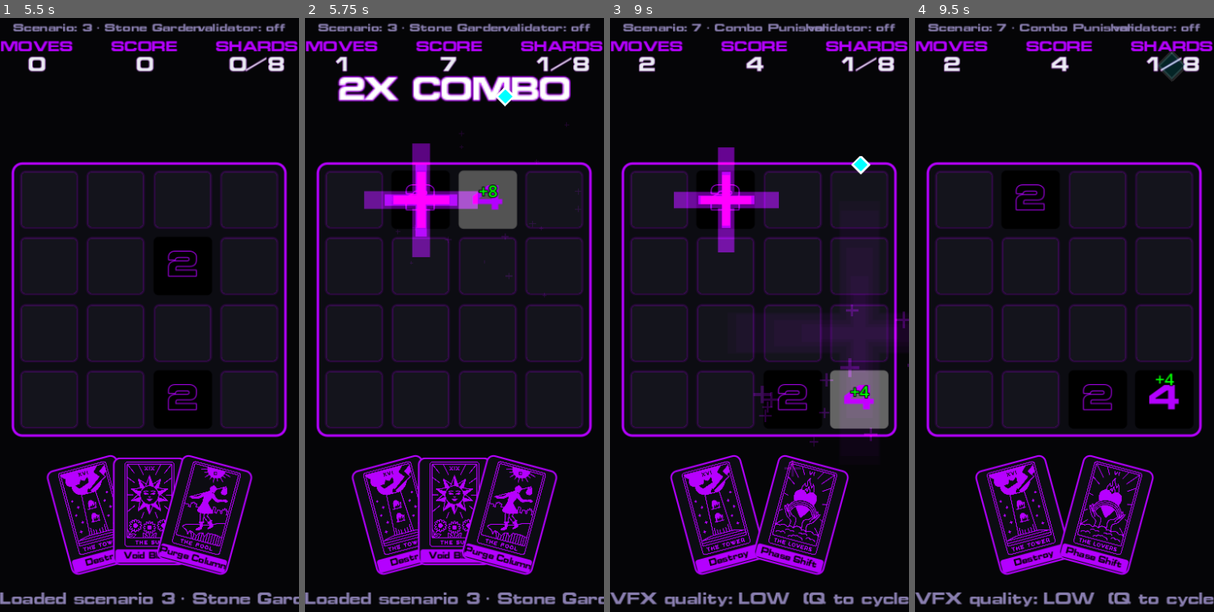
Above: before the commit, frames 1-4 (left to right).
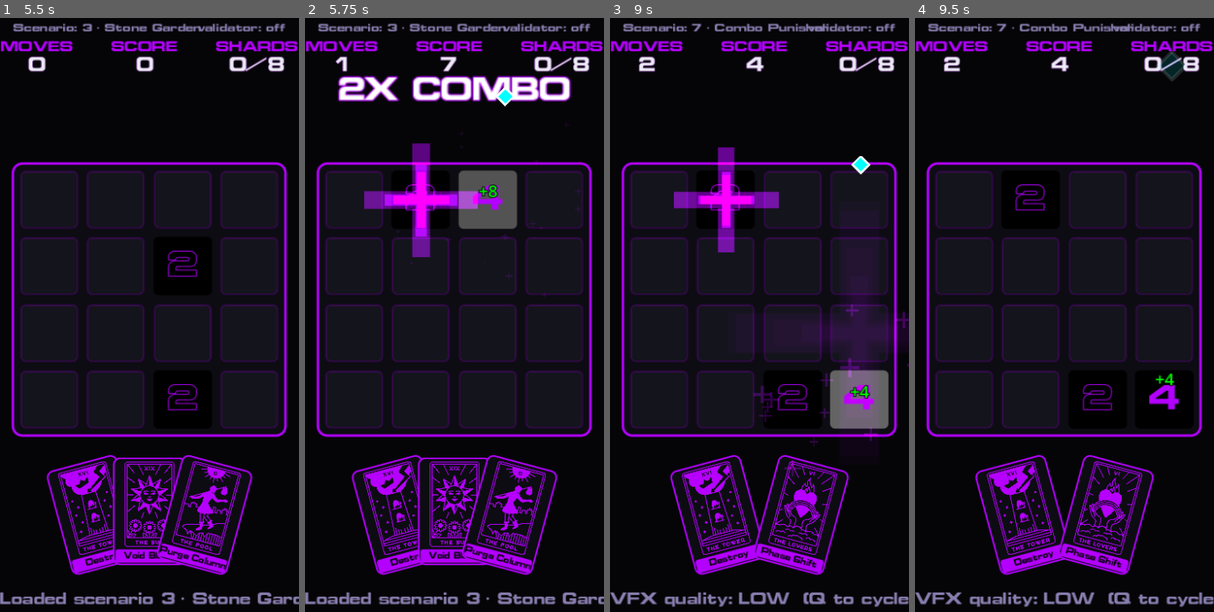
Above: after the commit, the same moments.

Repository: thegoldenmule/moveborne-godot
Game: Godot game, scene res://scenes/main.tscn
Same seed, same stepped clock (60 frames per second), same inputs: the game is played once before the commit and once after it.
Inputs (mouse positions are in pixels of both pictures, inside the frame that each line leads up to):
- Up to frame 1 (5.5 s): tap A at 0.5, 1.25, 2, 4.25 s; drag from (149, 297) to (179, 196) at 0.52 s; drag from (89, 368) to (134, 469) at 1.27 s; move the mouse to (179, 196) at 2.02 s; hold Right 2.03-2.75 s; tap 1 at 2.1 s; drag from (134, 469) to (59, 243) at 2.77 s; click (107, 516) at 3.52 s; move the mouse to (239, 433) at 4.27 s; hold Left 4.28-5 s; tap 3 at 4.35 s; drag from (59, 243) to (104, 178) at 5.02 s
- Up to frame 2 (5.75 s): no input
- Up to frame 3 (9 s): move the mouse to (774, 338) at 5.77 s; hold Down 5.78-6.5 s; tap 5 at 5.85 s; click (774, 338) at 5.92 s; drag from (714, 178) to (699, 368) at 6.52 s; move the mouse to (825, 309) at 7.27 s; hold Up 7.28-8 s; tap 7 at 7.35 s; drag from (699, 368) to (744, 469) at 8.02 s; move the mouse to (789, 196) at 8.77 s; hold Down from 8.78 s (still down); tap Q at 8.85 s
- Up to frame 4 (9.5 s): keep holding Down

Frame 1 is identical in both runs. In frame 2, 0.1% of the frame differs, in the area x 76-83%, y 6-10%; in frame 3, 0.1%; in frame 4, 0.1%.

Commit message:
VFX: shard counter lock/pending — counter fills as doobers land (P4 complete)
- doober.gd: emit `arrived` at the pop (then free) instead of just freeing.
- main.gd: hold the displayed SHARDS count while doobers are in flight and tick it
  +1 per arrival; each arrival is clamped to the real shard total so an auto-draw
  reset (8 -> draw -> 0) mid-flight can't overshoot, and _set_shards snaps down on a
  decrease or when nothing is flying. Completes the doober feel (shard "arrives"
  before the counter rises).

Co-Authored-By: Claude Opus 4.8 (1M context) <noreply@anthropic.com>

Diff:
--- a/llm-workflow/scenes/doober.gd
+++ b/llm-workflow/scenes/doober.gd
@@ -5,6 +5,9 @@
 ## rewritten as create_tween. Lives on a screen-space layer (shake-immune). The arc
 ## is emergent: x uses cubicInOut and y uses cubicOut over the same 600ms (NOT a
 ## bezier). See VFX_MAPPING.md §5.6.
+
+## Emitted when the doober reaches the counter (pop), before it frees itself.
+signal arrived
 
 var _icon: Node2D   # scaled for the pulse/pop (separate from position-animated self)
 
@@ -52,4 +55,9 @@
 		.set_trans(Tween.TRANS_BACK).set_ease(Tween.EASE_OUT)
 	pop.parallel().tween_property(self, "modulate:a", 0.0, 0.2) \
 		.set_trans(Tween.TRANS_CUBIC).set_ease(Tween.EASE_OUT)
-	pop.chain().tween_callback(queue_free)
+	pop.chain().tween_callback(_finish)
+
+
+func _finish() -> void:
+	arrived.emit()
+	queue_free()
--- a/llm-workflow/scenes/main.gd
+++ b/llm-workflow/scenes/main.gd
@@ -38,6 +38,8 @@
 var _shown_score := 0             # animated (count-up) score currently displayed
 var _shown_combo := 1            # last combo, to detect increases
 var _score_tw: Tween
+var _shown_shards := 0            # displayed shards; filled as doobers land
+var _doobers_pending := 0        # in-flight shard doobers
 var _scen_label: Label
 var _net_label: Label
 var _toast: Label
@@ -447,7 +449,7 @@
 func _update_hud() -> void:
 	var st: Dictionary = _match.state
 	_moves_val.text = str(int(st["moveIndex"]))
-	_shards_val.text = "%d/8" % int(st["shards"])
+	_set_shards(int(st["shards"]))
 	_set_score(int(st["score"]))
 	_set_combo(int(st["comboMultiplier"]))
 	_scen_label.text = "Scenario: %s" % _match.scenario_name
@@ -500,6 +502,14 @@
 	_score_val.text = str(int(v))
 
 
+## Hold the shard count while doobers are in flight (they fill it on arrival); snap
+## on a decrease (auto-draw 8->0 reset) or when nothing is flying.
+func _set_shards(target: int) -> void:
+	if target < _shown_shards or _doobers_pending <= 0:
+		_shown_shards = target
+	_shards_val.text = "%d/8" % _shown_shards
+
+
 ## Show "{N}X COMBO" while combo > 1; elastic-pop on every increase (hud.ts).
 func _set_combo(combo: int) -> void:
 	if combo > 1:
@@ -522,7 +532,17 @@
 func _on_shard_earned(board_pos: Vector2) -> void:
 	var d := DooberS.new()
 	_fx_layer.add_child(d)
+	_doobers_pending += 1
+	d.arrived.connect(_on_doober_arrived)
 	d.fly(_board.rest_position() + board_pos, shard_target_pos())
+
+
+## A doober reached the counter: tick the displayed shards up one (clamped to the
+## real total, so an auto-draw reset mid-flight can't overshoot).
+func _on_doober_arrived() -> void:
+	_doobers_pending = maxi(0, _doobers_pending - 1)
+	_shown_shards = mini(_shown_shards + 1, int(_match.state["shards"]))
+	_shards_val.text = "%d/8" % _shown_shards
 
 
 func _load_scenario(scenario_id: int) -> void:
